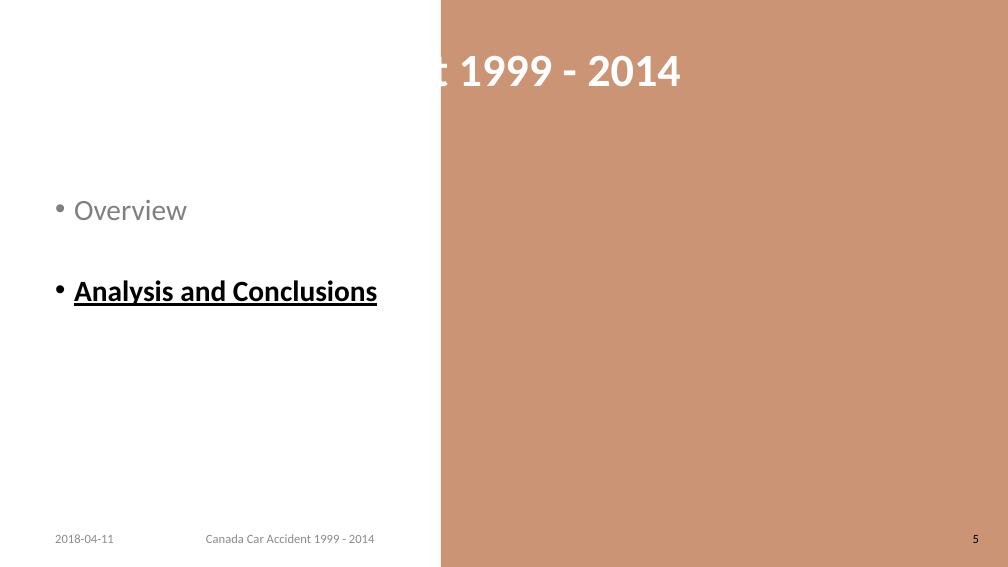
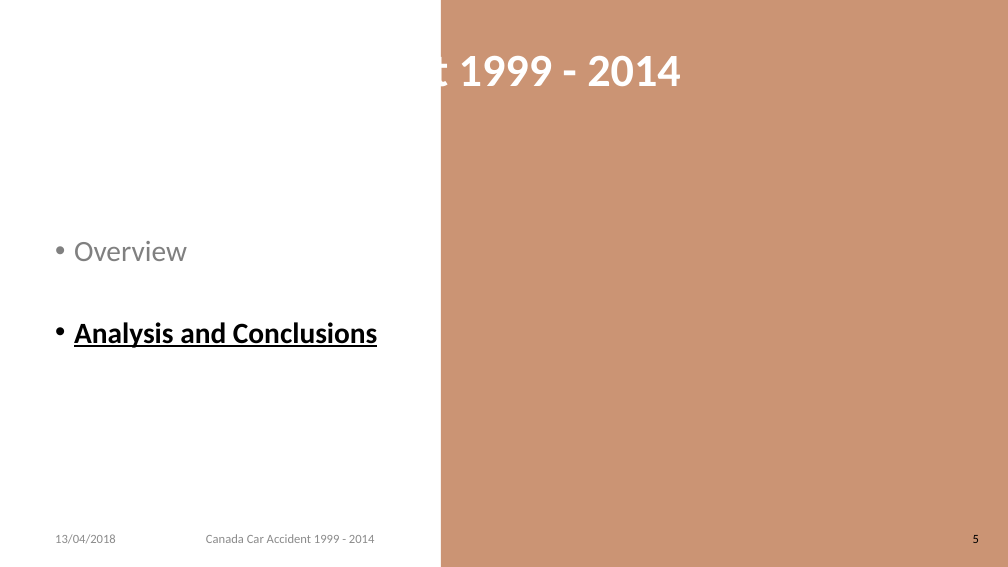
Before and after one commit to rynho/3250-G3, a slide deck: slide 5 of Deliverable/Presentation.pptx. Drawn at 1008x567 pixels with LibreOffice and Linux fonts; fonts in the diff are those of the drawing; background and template pictures are left out. Boxes give left, top, right and bottom in pixels: in the first picture for what was removed or moved away, otherwise in the second. Text is boxed around its words. In the diff, an @@ line names an element or a change of style, - is before the commit and + after.

```diff
--- a/Deliverable/Presentation.pptx
+++ b/Deliverable/Presentation.pptx
@@ text "Overview": place and size @@
-text "Overview" at bbox=[74, 200, 378, 306]
+text "Overview" at bbox=[74, 241, 378, 348]
@@ text at bbox=[55, 534, 116, 543]: text changed @@
-2018-04-11
+13/04/2018
```
Also in this commit, not shown: 19 other slides changed, 8 other files.
